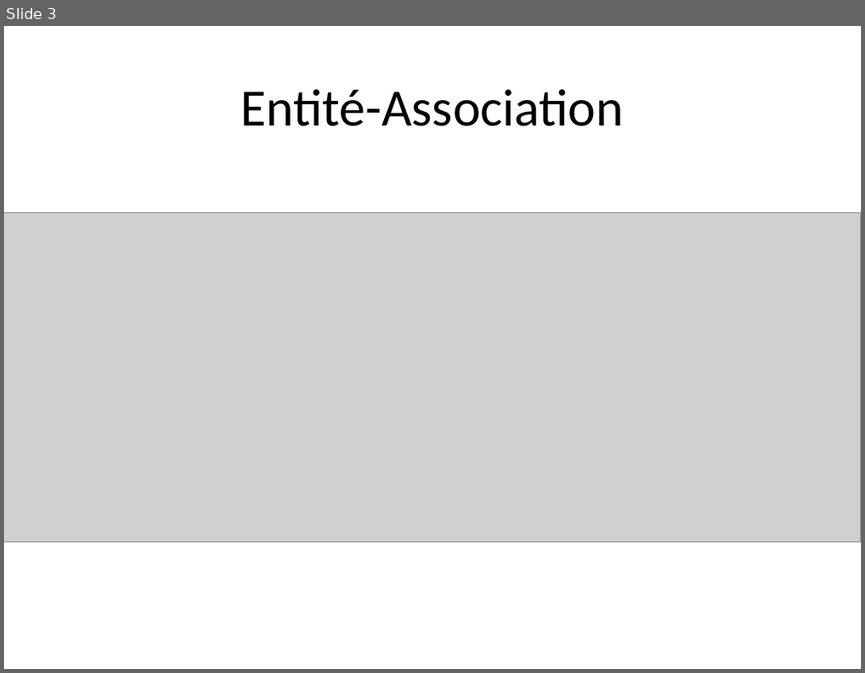
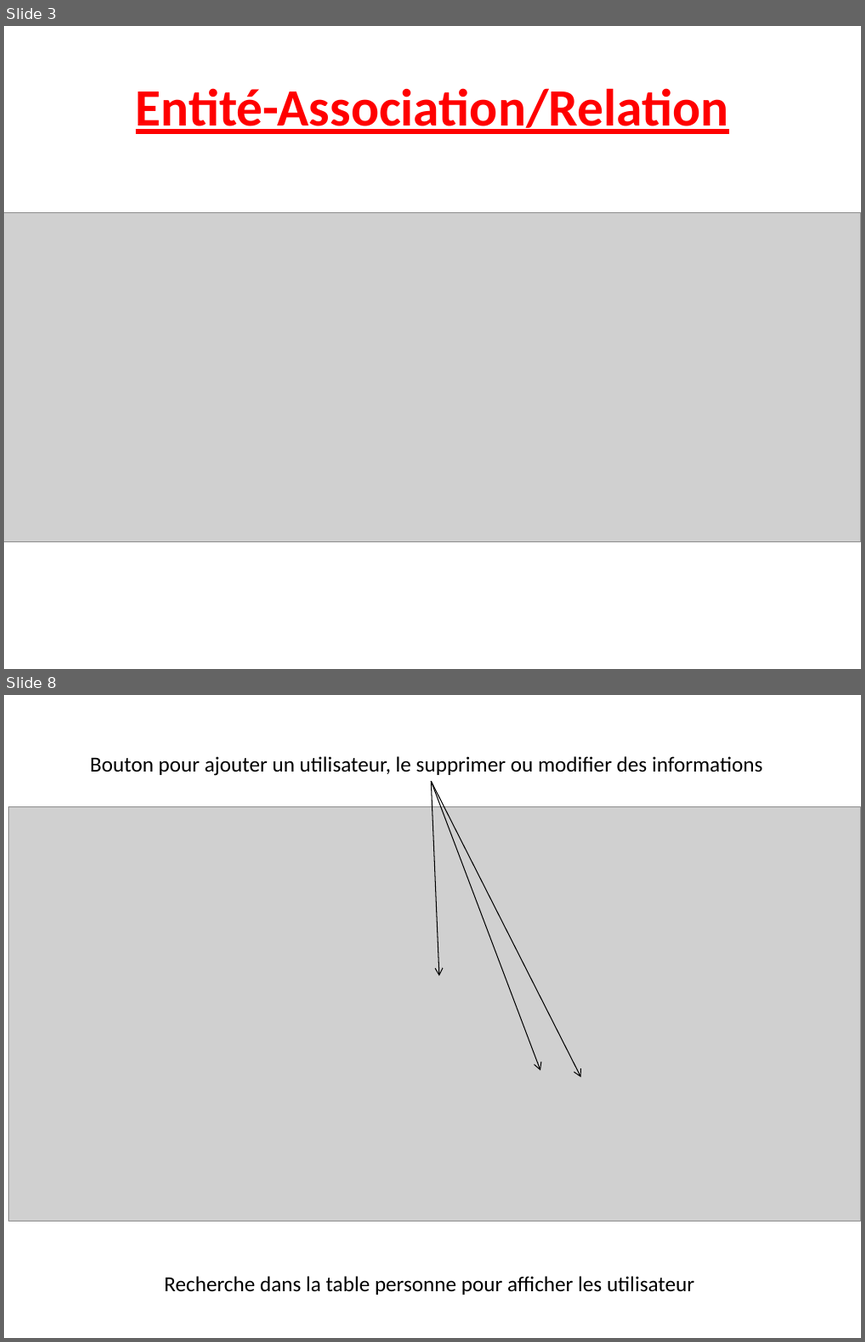
Before and after one commit to albedmds/web, a slide deck: Projet/Rendu final diapo.pptx. Shown one above the other, each under a label of ours: slide 3 before the commit, slides 3 and 8 after it; the slides between them are not shown. The pictures are 865x673 and 865x1342 pixels, drawn with LibreOffice and Linux fonts; fonts in the diff are those of the drawing; grey boxes stand for pictures. Boxes give left, top, right and bottom in pixels: in the first picture for what was removed or moved away, otherwise in the second. Text is boxed around its words. In the diff, an @@ line names an element or a change of style, - is before the commit and + after.

```diff
--- a/Projet/Rendu final diapo.pptx
+++ b/Projet/Rendu final diapo.pptx
@@ slide 8 added at bbox=[4, 695, 861, 1338], background #FFFFFF @@
@@ text added at bbox=[90, 756, 762, 776], 18 pt, text #000000 @@
+Bouton pour ajouter un utilisateur, le supprimer ou modifier des informations
@@ arrow added from (431, 781) to (439, 976), #000000 0.75 pt @@
@@ arrow added from (431, 781) to (540, 1071), #000000 0.75 pt @@
@@ arrow added from (431, 781) to (580, 1077), #000000 0.75 pt @@
@@ picture added at bbox=[9, 807, 861, 1221] @@
@@ text added at bbox=[164, 1276, 694, 1294], 18 pt, text #000000 @@
+Recherche dans la table personne pour afficher les utilisateur
@@ slide 3 changed as well @@
@@ title at bbox=[136, 88, 729, 134]: text changed; text colour #000000 to #FF0000; bold on @@
-Entité-Association
+Entité-Association/Relation
```
Also in this commit, not shown: 9 other slides changed, 4 other slides added, 1 slide removed.
